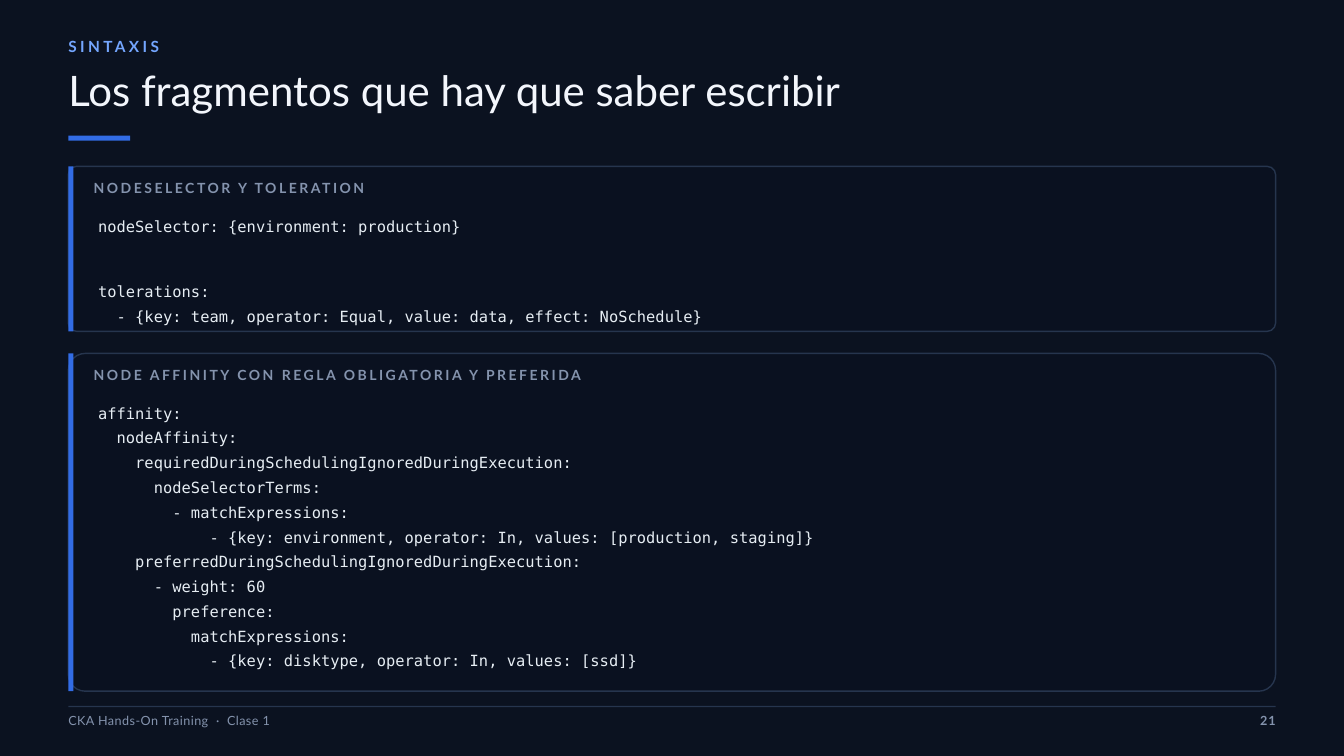
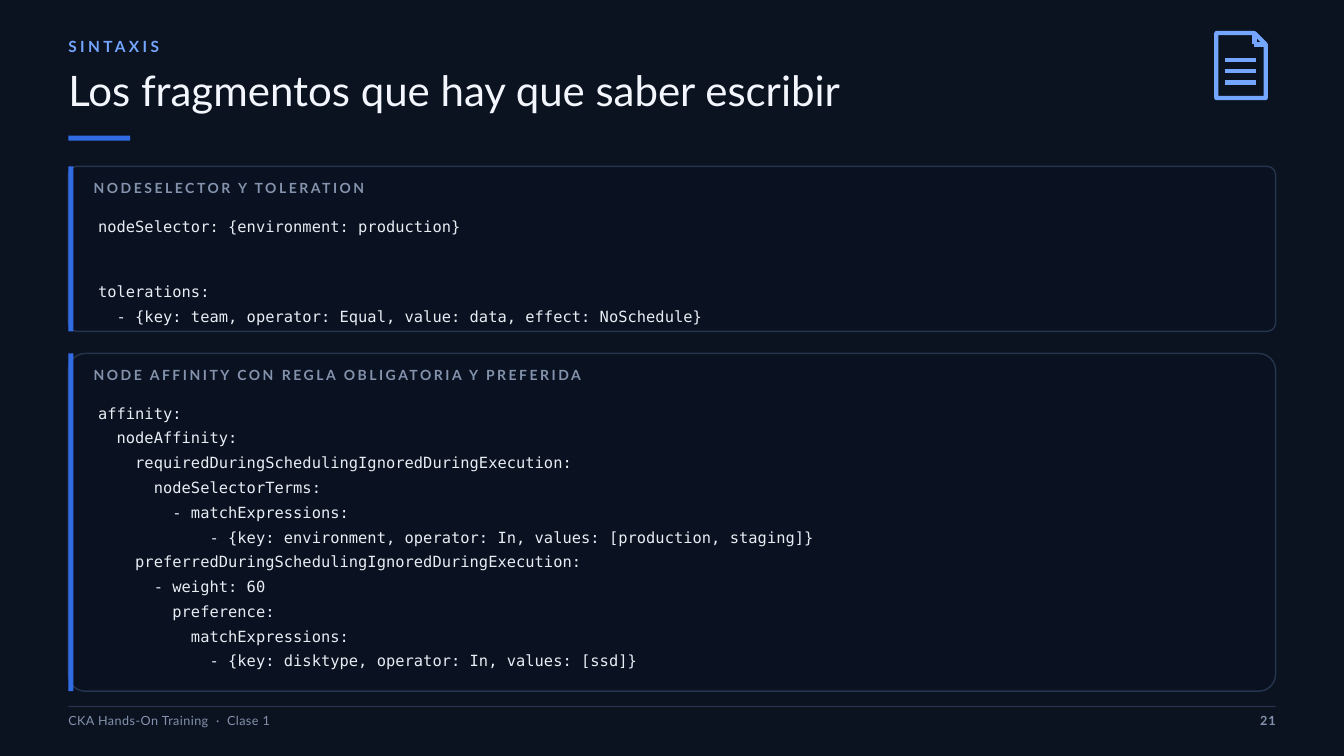
Before and after one commit to brettsacuna/CKA-TRAINING, a slide deck: slide 21 of CLASE-01/01-CLASE-01-CKA.pptx. Drawn at 1344x756 pixels with LibreOffice and Linux fonts; fonts in the diff are those of the drawing. Boxes give left, top, right and bottom in pixels: in the first picture for what was removed or moved away, otherwise in the second. Text is boxed around its words. In the diff, an @@ line names an element or a change of style, - is before the commit and + after.

```diff
--- a/CLASE-01/01-CLASE-01-CKA.pptx
+++ b/CLASE-01/01-CLASE-01-CKA.pptx
@@ freeform shape added at bbox=[1217, 33, 1266, 98], outline #74A6FF 3 pt @@
@@ line added from (1225, 59) to (1256, 59), #74A6FF 3 pt @@
@@ line added from (1255, 33) to (1255, 44), #74A6FF 3 pt @@
@@ line added from (1255, 44) to (1266, 44), #74A6FF 3 pt @@
@@ line added from (1225, 72) to (1256, 72), #74A6FF 3 pt @@
@@ line added from (1225, 83) to (1256, 83), #74A6FF 3 pt @@
```
Also in this commit, not shown: 26 other slides changed, 48 other files.
